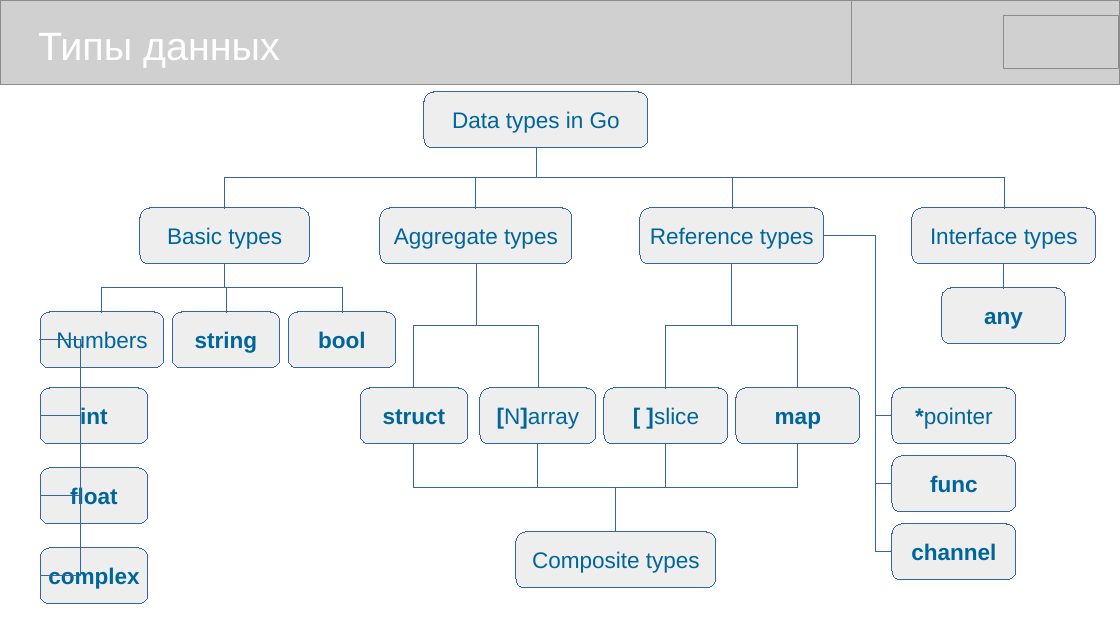
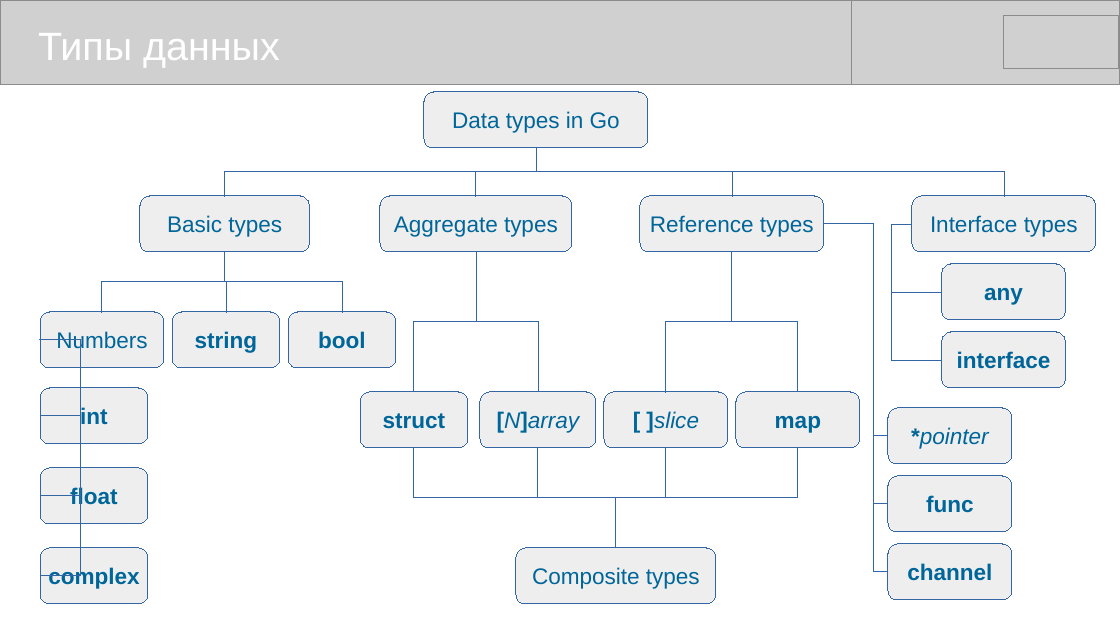
Before and after one commit to mike-shock/Go_language, a slide deck: slide 12 of Go_Intro.odp. Drawn at 1120x630 pixels with LibreOffice and Linux fonts; fonts in the diff are those of the drawing; grey boxes stand for pictures. Boxes give left, top, right and bottom in pixels: in the first picture for what was removed or moved away, otherwise in the second. Text is boxed around its words. In the diff, an @@ line names an element or a change of style, - is before the commit and + after.

```diff
--- a/Go_Intro.odp
+++ b/Go_Intro.odp
@@ elbow line moved from (537, 148) - (225, 208) to (537, 148) - (225, 196) @@
@@ elbow line moved from (537, 148) - (477, 208) to (537, 148) - (477, 196) @@
@@ elbow line moved from (537, 148) - (1004, 208) to (537, 148) - (1004, 196) @@
@@ elbow line moved from (537, 148) - (733, 208) to (537, 148) - (733, 196) @@
@@ 4 rounded rectangles moved together from (x1=140, y1=208, x2=1097, y2=264) to (x1=140, y1=196, x2=1097, y2=252) @@
@@ elbow line moved from (824, 236) - (892, 552) to (824, 224) - (888, 572) @@
@@ elbow line moved from (824, 236) - (892, 484) to (824, 224) - (888, 504) @@
@@ elbow line moved from (824, 236) - (892, 416) to (824, 224) - (888, 436) @@
@@ elbow line moved from (1004, 264) - (1004, 289) to (913, 224) - (942, 292) @@
@@ elbow line added from (913, 224) to (942, 360), #3465A4 0 pt @@
@@ elbow line moved from (225, 264) - (102, 312) to (225, 252) - (102, 312) @@
@@ elbow line moved from (225, 264) - (343, 312) to (225, 252) - (343, 312) @@
@@ elbow line moved from (225, 264) - (226, 312) to (225, 252) - (226, 312) @@
@@ elbow line moved from (477, 264) - (414, 388) to (477, 252) - (414, 392) @@
@@ elbow line moved from (477, 264) - (539, 388) to (477, 252) - (539, 392) @@
@@ elbow line moved from (732, 264) - (666, 388) to (732, 252) - (666, 392) @@
@@ elbow line moved from (732, 264) - (798, 388) to (732, 252) - (798, 392) @@
@@ rounded rectangle "any" moved from (x1=942, y1=288, x2=1066, y2=344) to (x1=942, y1=264, x2=1066, y2=320) @@
@@ rounded rectangle added at (x1=942, y1=332, x2=1066, y2=388), fill #EEEEEE, outline #3465A4 0 pt, 16 pt, text #006699, bold @@
+interface
@@ rounded rectangle "[N]array" at (x1=480, y1=392, x2=596, y2=448): italic on in "[N]array" @@
@@ rounded rectangle "[ ]slice" at (x1=604, y1=392, x2=728, y2=448): italic on in "]slice" @@
@@ 4 rounded rectangles moved together from (x1=360, y1=388, x2=860, y2=444) to (x1=360, y1=392, x2=860, y2=448) @@
@@ rounded rectangle "*pointer" at (x1=888, y1=409, x2=1012, y2=464): italic on in "*pointer" @@
@@ elbow line moved from (616, 533) - (414, 444) to (616, 548) - (414, 448) @@
@@ elbow line moved from (616, 533) - (539, 444) to (616, 548) - (539, 448) @@
@@ elbow line moved from (616, 533) - (798, 444) to (616, 548) - (798, 448) @@
@@ elbow line moved from (616, 533) - (666, 444) to (616, 548) - (666, 448) @@
@@ 3 rounded rectangles moved together from (x1=892, y1=388, x2=1016, y2=580) to (x1=888, y1=409, x2=1012, y2=600) @@
@@ rounded rectangle "Composite types" moved from (x1=516, y1=533, x2=717, y2=588) to (x1=516, y1=548, x2=717, y2=604) @@
```
Also in this commit, not shown: 3 other slides changed, 3 other files.
